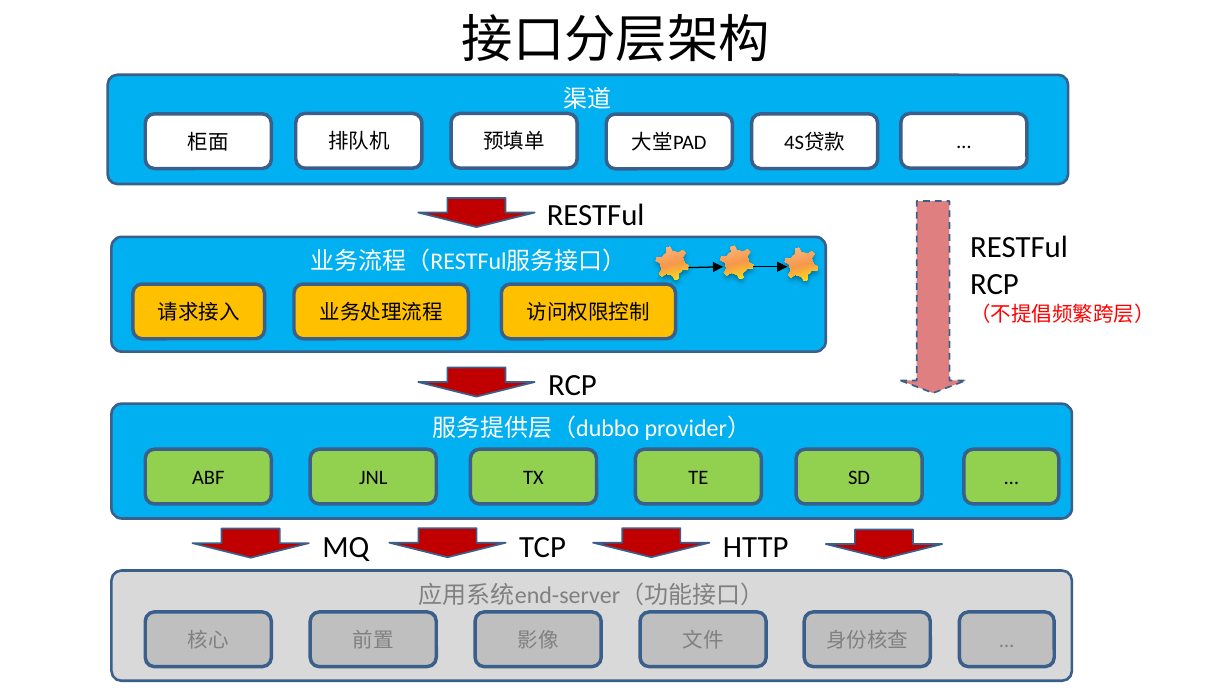
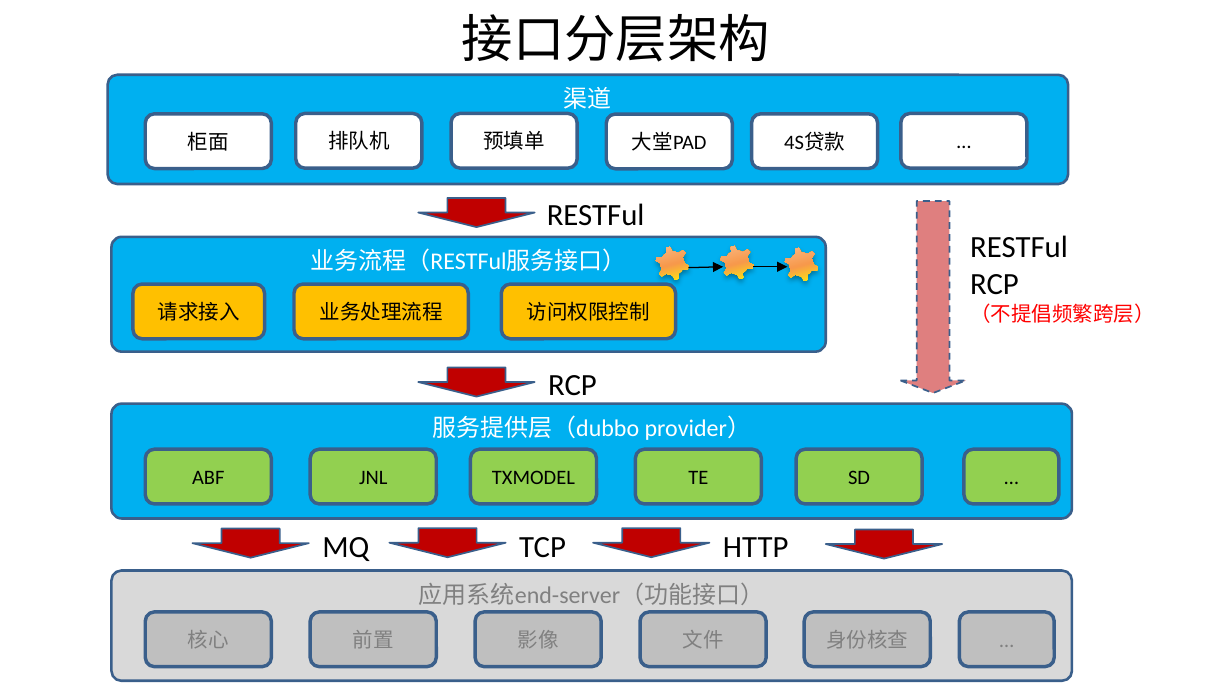
Before and after one commit to shiyunlai/tistools, a slide deck: slide 9 of readme/TIStools.pptx. Drawn at 1232x693 pixels with LibreOffice and Linux fonts; fonts in the diff are those of the drawing. Boxes give left, top, right and bottom in pixels: in the first picture for what was removed or moved away, otherwise in the second. Text is boxed around its words. In the diff, an @@ line names an element or a change of style, - is before the commit and + after.

```diff
--- a/readme/TIStools.pptx
+++ b/readme/TIStools.pptx
@@ text in rounded rectangle at [492, 470, 575, 484]: text changed @@
-TX
+TXMODEL
```
Also in this commit, not shown: 3 other slides changed.
